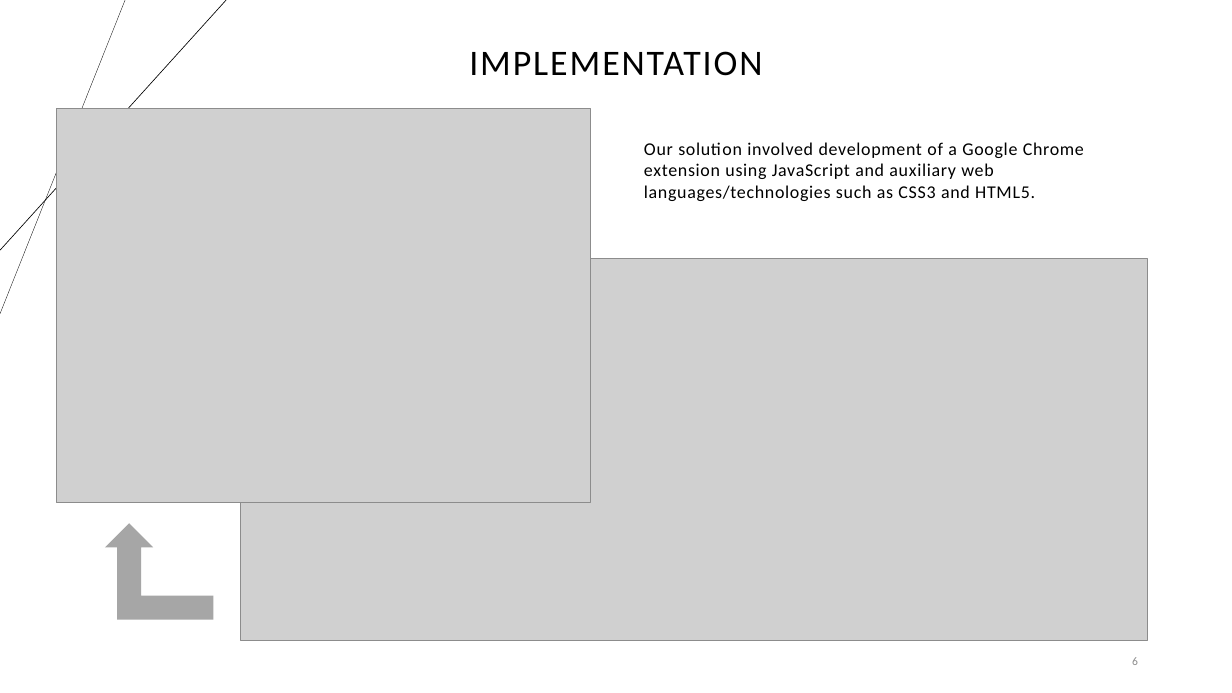
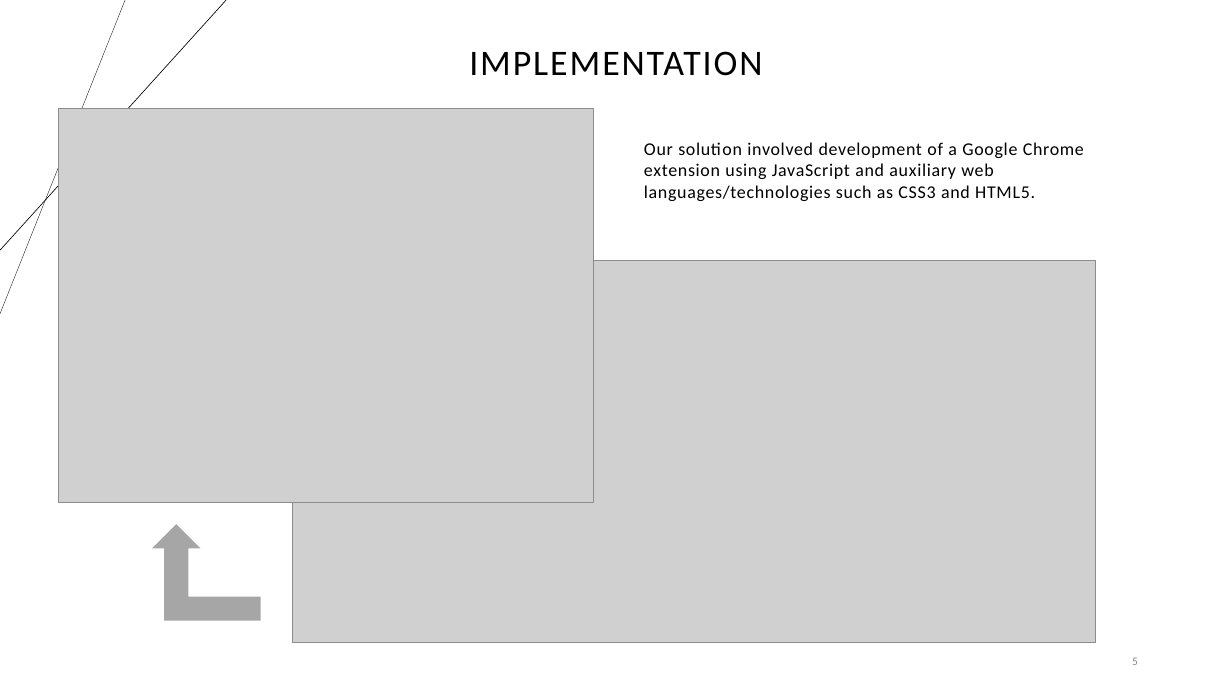
Before and after one commit to devinsburke/CourseProject, a slide deck: slide 5 of Presentation.pptx (slide 6 before the commit). Drawn at 1232x693 pixels with LibreOffice and Linux fonts; fonts in the diff are those of the drawing; grey boxes stand for pictures. Boxes give left, top, right and bottom in pixels: in the first picture for what was removed or moved away, otherwise in the second. Text is boxed around its words. In the diff, an @@ line names an element or a change of style, - is before the commit and + after.

```diff
--- a/Presentation.pptx
+++ b/Presentation.pptx
@@ picture: place and size @@
-picture at (241, 259, 1148, 640)
+picture at (293, 261, 1096, 642)
@@ bent up arrow: place and size @@
-bent up arrow at (105, 523, 213, 619)
+bent up arrow at (152, 524, 261, 620)
@@ page number at (1132, 657, 1138, 665): text changed @@
-6
+5
```
Also in this commit, not shown: 5 other slides changed, 1 slide added, 2 slides removed.
